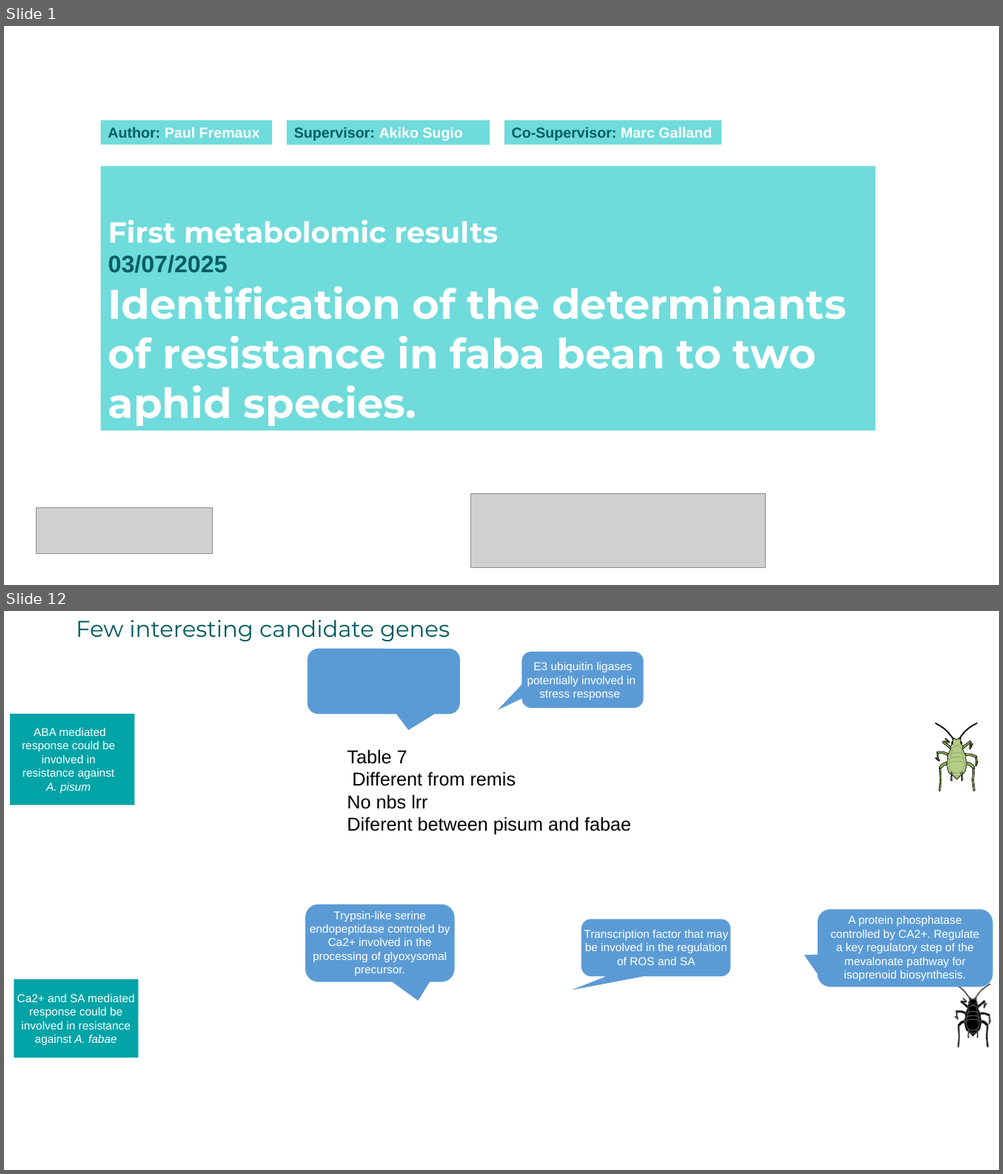
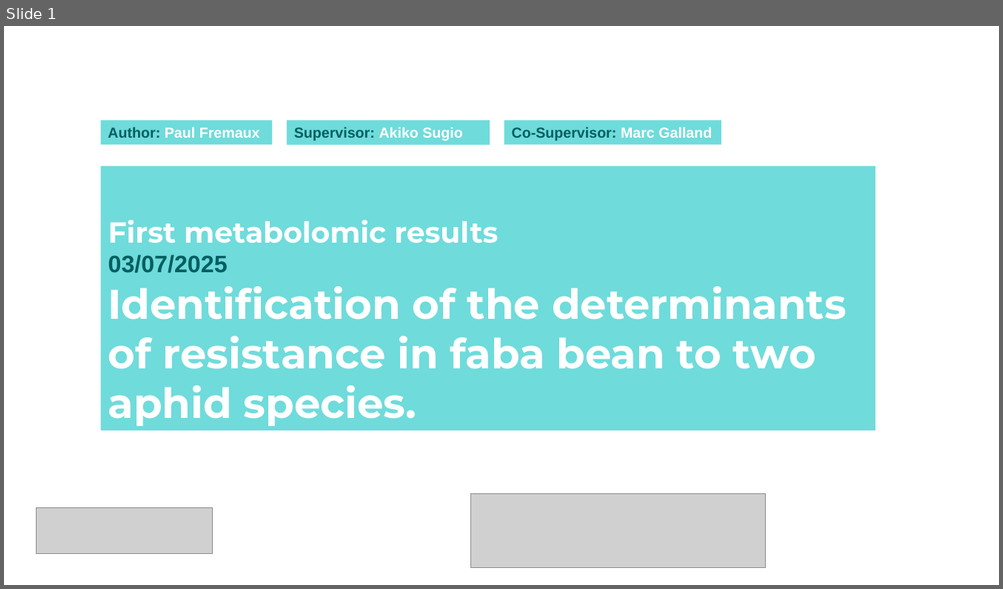
Before and after one commit to igepp-egi/faba_specifics, a slide deck: M01-metabolomic-analysis/untargeted_metabolomic/presentation metabo.pptx. Shown one above the other, each under a label of ours: slides 1 and 12 before the commit, slide 1 after it; the slides between them are not shown. The pictures are 1003x1174 and 1003x589 pixels, drawn with LibreOffice and Linux fonts; fonts in the diff are those of the drawing; grey boxes stand for pictures; background and template pictures are left out. Boxes give left, top, right and bottom in pixels: in the first picture for what was removed or moved away, otherwise in the second. Text is boxed around its words. In the diff, an @@ line names an element or a change of style, - is before the commit and + after.

```diff
--- a/M01-metabolomic-analysis/untargeted_metabolomic/presentation metabo.pptx
+++ b/M01-metabolomic-analysis/untargeted_metabolomic/presentation metabo.pptx
@@ slide 12 removed at (4,611,999,1170), background #FFFFFF @@
@@ text removed at (76,620,449,641) @@
-Few interesting candidate genes
@@ rounded speech box removed at (307,648,460,714) @@
@@ rounded speech box removed at (522,652,643,708) @@
@@ text removed at (527,662,635,700) @@
-E3 ubiquitin ligases potentially involved in stress response
@@ rectangle removed at (10,714,134,806) @@
@@ text removed at (22,728,115,793) @@
-ABA mediated response could be involved in resistance against A. pisum
@@ text removed at (347,749,631,834) @@
-Table 7
-Different from remis
-No nbs lrr
-Diferent between pisum and fabae
@@ group removed at (935,723,978,791): 39 freeform shapes @@
@@ rounded speech box removed at (305,905,455,982) @@
@@ text removed at (310,911,449,976) @@
-Trypsin-like serine endopeptidase controled by Ca2+ involved in the processing of glyoxysomal precursor.
@@ rounded speech box removed at (581,919,731,977) @@
@@ rounded speech box removed at (817,909,993,987) @@
@@ text removed at (831,916,979,981) @@
-A protein phosphatase controlled by CA2+. Regulate a key regulatory step of the mevalonate pathway for isoprenoid biosynthesis.
@@ text removed at (583,930,728,965) @@
-Transcription factor that may be involved in the regulation of ROS and SA
@@ rectangle removed at (14,980,138,1058) @@
@@ text removed at (17,994,134,1045) @@
-Ca2+ and SA mediated response could be involved in resistance against A. fabae
@@ group removed at (955,984,991,1048): 39 freeform shapes @@
```
Also in this commit, not shown: 22 slides changed, 19 slides added, 6 other slides removed, 1 other file.
